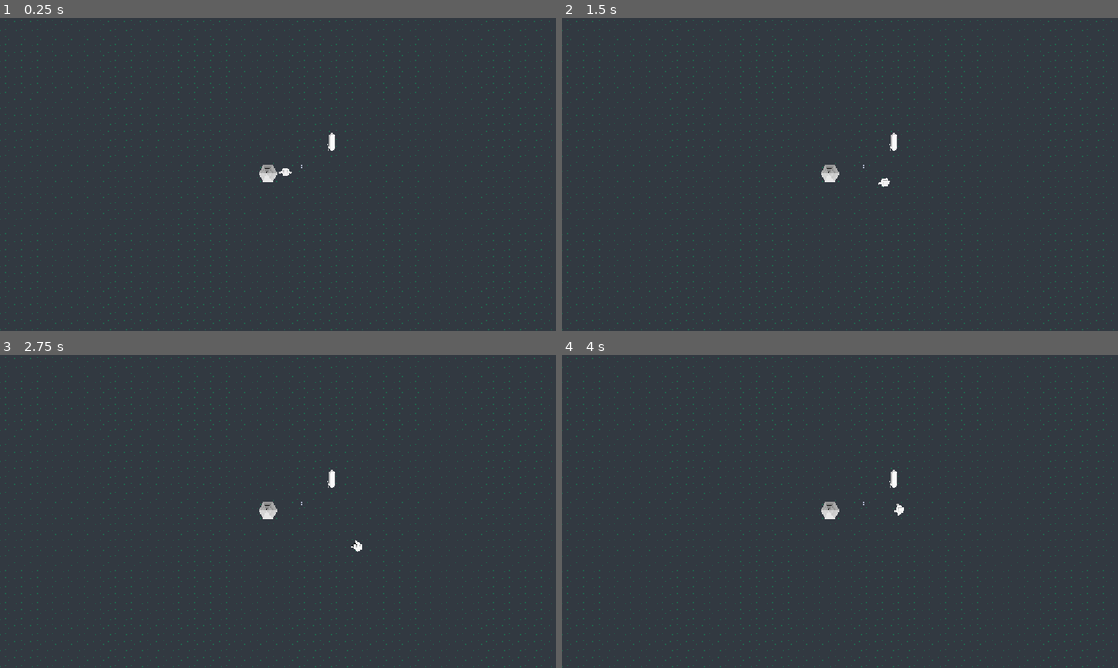
Above: before the commit, frames 1-4 (two rows, left to right).
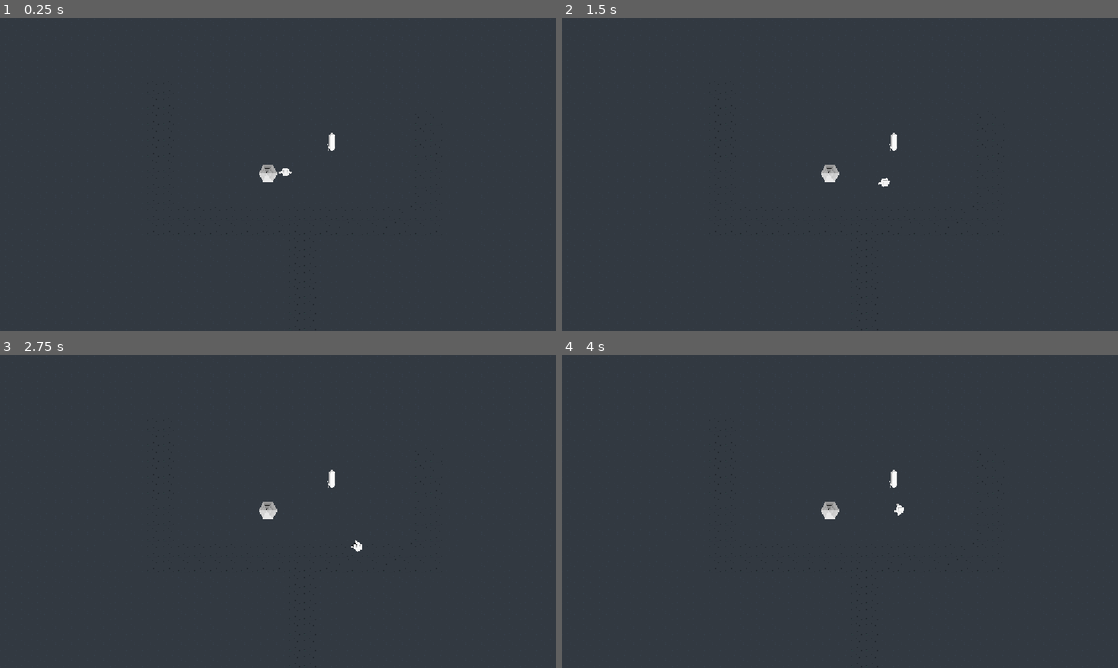
Above: after the commit, the same moments.

Repository: Hammster/GameJam-Oct-2026
Game: Godot game, scene res://Game.tscn
The game is run twice, just before and just after one commit, with the same random seed, the same clock (stepped at 60 frames per second) and the same inputs.
Inputs:
- Up to frame 1 (0.25 s): no input
- Up to frame 2 (1.5 s): tap Enter at 0.5 s; hold D (move_right) 0.53-1.28 s; hold S (move_back) from 1.28 s (still down)
- Up to frame 3 (2.75 s): tap Space at 2 s; release S (move_back) at 2.03 s; hold D (move_right) from 2.03 s (still down)
- Up to frame 4 (4 s): release D (move_right) at 2.78 s; hold W (move_forward) 2.78-3.53 s; hold A (move_left) from 3.53 s (still down)

The runs differ from the first frame. In frame 1, 2.0% of the frame differs, in the area x 0-100%, y 0-100%; in frame 2, 2.0%; in frame 3, 2.0%; in frame 4, 2.0%.

Commit message:
dezente wege

Diff:
--- a/mo_test.tscn
+++ b/mo_test.tscn
@@ -1,8 +1,11 @@
 [gd_scene format=3 uid="uid://bvn5knaokm71h"]
 
 [ext_resource type="PackedScene" uid="uid://xnc6rjabfgdv" path="res://grave_digger.tscn" id="1_hbc3g"]
+[ext_resource type="PackedScene" uid="uid://cykkfk7cjigk4" path="res://Graveyard.tscn" id="2_3e2ff"]
 
 [node name="Mo-test" type="Node3D" unique_id=1269700500]
 
 [node name="GraveDigger" parent="." unique_id=1669675991 instance=ExtResource("1_hbc3g")]
 transform = Transform3D(1, 0, 0, 0, 1, 0, 0, 0, 1, -0.81792724, 0, 0.7463081)
+
+[node name="Graveyard" parent="." unique_id=1040692397 instance=ExtResource("2_3e2ff")]
Binary file changed: Assets/floor.glb
Binary file changed: Assets/floor_0.png
Not shown, changed: floor.crocotile
